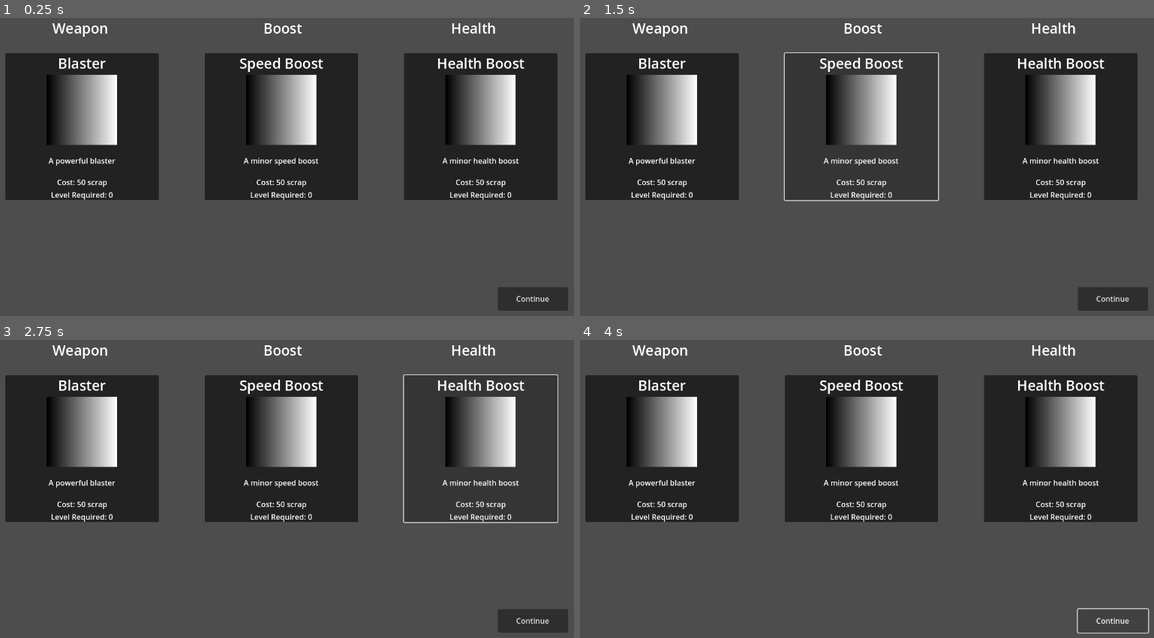
Above: before the commit, frames 1-4 (two rows, left to right).
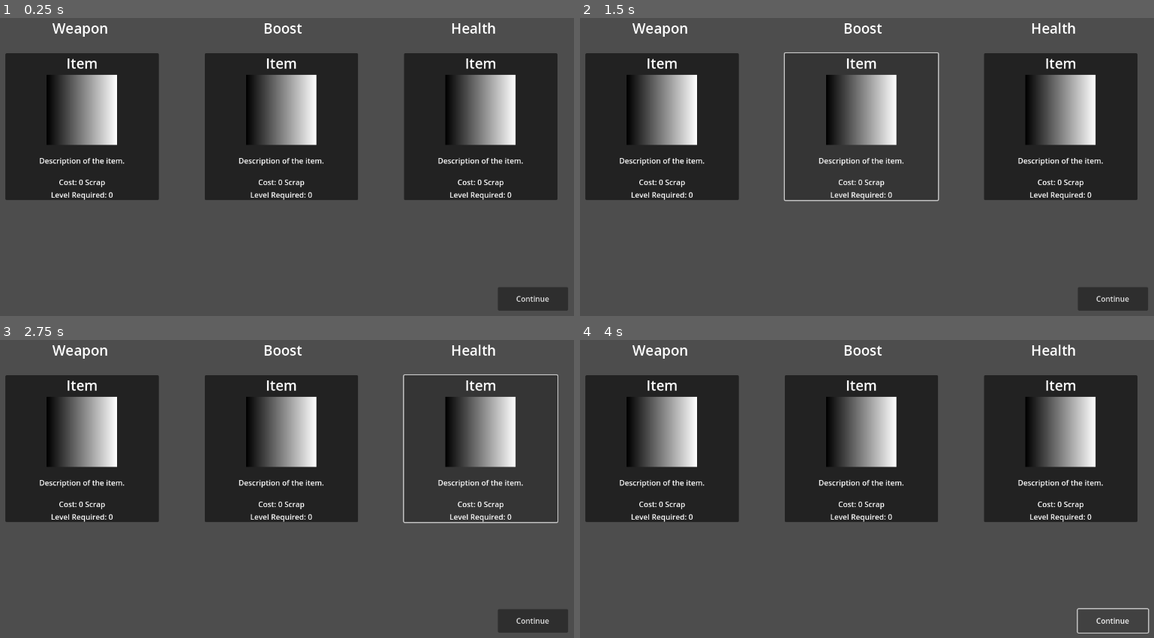
Above: after the commit, the same moments.

Repository: WilliamAalund/TAGD-Game-Jam-Fall-2024
Game: Godot game, scene res://Code/Tests/ShopTest.tscn
The game is run twice, just before and just after one commit, with the same random seed, the same clock (stepped at 60 frames per second) and the same inputs. This scene is started directly instead of the project's main scene.
Inputs (mouse positions are in pixels of both pictures, inside the frame that each line leads up to):
- Up to frame 1 (0.25 s): no input
- Up to frame 2 (1.5 s): click (660, 125) at 0.5 s; click (861, 125) at 1.25 s
- Up to frame 3 (2.75 s): click (482, 447) at 2 s
- Up to frame 4 (4 s): click "Continue" at 2.75 s; click "Continue" at 3.5 s

The runs differ from the first frame. In frame 1, 1.6% of the frame differs, in the area x 6-92%, y 13-57%; in frame 2, 1.6%; in frame 3, 1.6%; in frame 4, 1.6%.
Error after the commit: Parse Error: Identifier "Game" not declared in the current scope. (res://Code/Scripts/TestScripts/ShopTest.gd:11)

Commit message:
some progress on the weapon ID system and Item system, still needs work

Diff:
--- a/Game/Code/Scripts/Classes/Item.gd
+++ b/Game/Code/Scripts/Classes/Item.gd
@@ -3,16 +3,16 @@
 class_name Item
 
 var nameItem
-var priceItem
+var weapIDItem
 var descriptionItem
 var modifierItem
 var lvlreqItem
 var typeItem
 
-func _init(item_name, item_price, item_description, item_modifier, item_lvlreq, item_type):
+func _init(item_name, item_weapID, item_description, item_modifier, item_lvlreq, item_type):
 	pass
 	self.nameItem = item_name
-	self.priceItem = item_price
+	self.weapIDItem = item_weapID
 	self.descriptionItem = item_description
 	self.modifierItem = item_modifier
 	self.lvlreqItem = item_lvlreq
--- a/Game/Code/Scripts/Classes/PlayerData.gd
+++ b/Game/Code/Scripts/Classes/PlayerData.gd
@@ -85,5 +85,6 @@
 
 func canBuy(item_to_buy: Item):
 	#check if player can buy item
-	#if(Item.priceItem)
+	if(scrap < item_to_buy.priceItem):
+		return false
 	return true
--- a/Game/Code/Scripts/TestScripts/ItemDict.gd
+++ b/Game/Code/Scripts/TestScripts/ItemDict.gd
@@ -3,7 +3,7 @@
 var Items = {
 	"Blaster":
 	{
-		"price": 50,
+		"weapID": 1,
 		"image": "image",
 		"description": "A powerful blaster",
 		"type": "Weapon",
@@ -13,7 +13,8 @@
 	},
 	"Laser":
 	{
-		"price": 100,
+		"weapID": 2,
+		"image": "res://Resources/Textures/Laser.png",
 		"description": "A powerful laser beam",
 		"type": "Weapon",
 		"modifier": 1.5,
@@ -21,7 +22,7 @@
 	},
 	"Missile":
 	{
-		"price": 150,
+		"price": 3,
 		"description": "A powerful missile",
 		"type": "Weapon",
 		"modifier": 2,
@@ -29,7 +30,7 @@
 	},
 	"Speed Boost":
 	{
-		"price": 50,
+		"weapID": 99,
 		"description": "A minor speed boost",
 		"type": "Boost",
 		"modifier": 1.5,
@@ -37,7 +38,7 @@
 	},
 	"Health Boost":
 	{
-		"price": 50,
+		"weapID": 99,
 		"description": "A minor health boost",
 		"type": "Health",
 		"modifier": 1.2,
--- a/Game/Code/Scripts/TestScripts/ShopTest.gd
+++ b/Game/Code/Scripts/TestScripts/ShopTest.gd
@@ -7,6 +7,9 @@
 
 # Function to select random items ensuring they are from different types
 var selected_items = []
+
+var level = Game.game_level
+
 # Function to select random items ensuring each button displays a specific type
 func select_random_items():
 	selected_items.clear()
@@ -18,30 +21,37 @@
 		# Collect all items that match the current target type
 		for item_name in item_data.Items.keys():
 			var item = item_data.Items[item_name]
-			if item.type == target_type:
+			if item.type == target_type and item.reqlvl <= level:
 				items_of_type.append(item_name)
 
 		# Select a random item from the items of this type (if any exist)
 		if items_of_type.size() > 0:
 			var random_item_name = items_of_type[randi() % items_of_type.size()]
 			selected_items.append(random_item_name)
+		else:
+			selected_items.append(null)
 
 
 func update_ui():
-	if selected_items.size() < 3:
-		return
-
 	update_ui_box(get_node("ItemButton1"), selected_items[0]) #Weapon
 	update_ui_box(get_node("ItemButton2"), selected_items[1]) #Boost
 	update_ui_box(get_node("ItemButton3"), selected_items[2]) #Health
 
 
 func update_ui_box(ui_box, item_name):
-	var item = item_data.Items[item_name]
-	ui_box.get_node("VBoxContainer/ItemName").text = item_name
-	ui_box.get_node("VBoxContainer/ItemPrice").text = "Cost: " + str(item.price) + " scrap"
-	ui_box.get_node("VBoxContainer/ItemDescription").text = item.description
-	ui_box.get_node("VBoxContainer/ItemLevel").text = "Level Required: " + str(item.reqlvl)
+	if item_name == null:
+		# If no item is available, display "No Item Available"
+		ui_box.get_node("ItemName").text = "No Item Available"
+		ui_box.get_node("ItemPrice").text = ""
+		ui_box.get_node("ItemDescription").text = "No items meet the level requirement."
+		ui_box.get_node("ItemType").text = ""
+	else:
+		# Display the selected item's details
+		var item = item_data.Items[item_name]
+		ui_box.get_node("ItemName").text = item_name
+		ui_box.get_node("ItemPrice").text = "Price: $" + str(item.price)
+		ui_box.get_node("ItemDescription").text = item.description
+		ui_box.get_node("ItemType").text = "Type: " + item.type
 # Randomize on ready
 func _ready():
 	randomize()
--- /dev/null
+++ b/Game/Code/Scripts/TestScripts/WeaponDict.gd
@@ -0,0 +1,36 @@
+extends Node
+
+var Weapons = {
+	1:
+	{
+		"Name": "Base",
+		"rpm": 10,
+		"auto": true,
+		"range": 500,
+		"velocity": 500,
+		"spread": 0,
+		"damage": 2,
+		"mode": 3
+
+	},
+	2:
+	{
+		"Name": "Laser",
+		"rpm": 100,
+		"auto": true,
+		"range": 500,
+		"velocity": 1000,
+		"spread": 0,
+		"damage": 2,
+		"mode": 1
+	}
+}
+
+# Called when the node enters the scene tree for the first time.
+func _ready() -> void:
+	pass # Replace with function body.
+
+
+# Called every frame. 'delta' is the elapsed time since the previous frame.
+func _process(delta: float) -> void:
+	pass
--- a/Game/save.json
+++ b/Game/save.json
@@ -1 +1 @@
-{"farthest_level":6,"high_score":-1,"high_score_name":""}
+{"farthest_level":3,"high_score":-1,"high_score_name":""}
